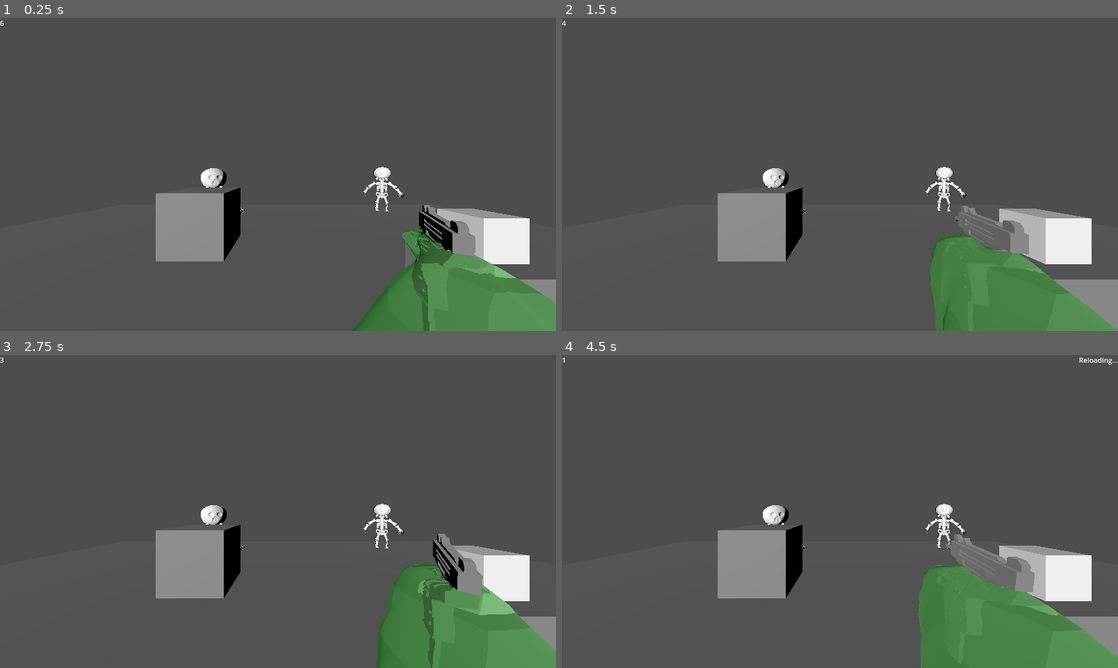
Above: before the commit, frames 1-4 (two rows, left to right).
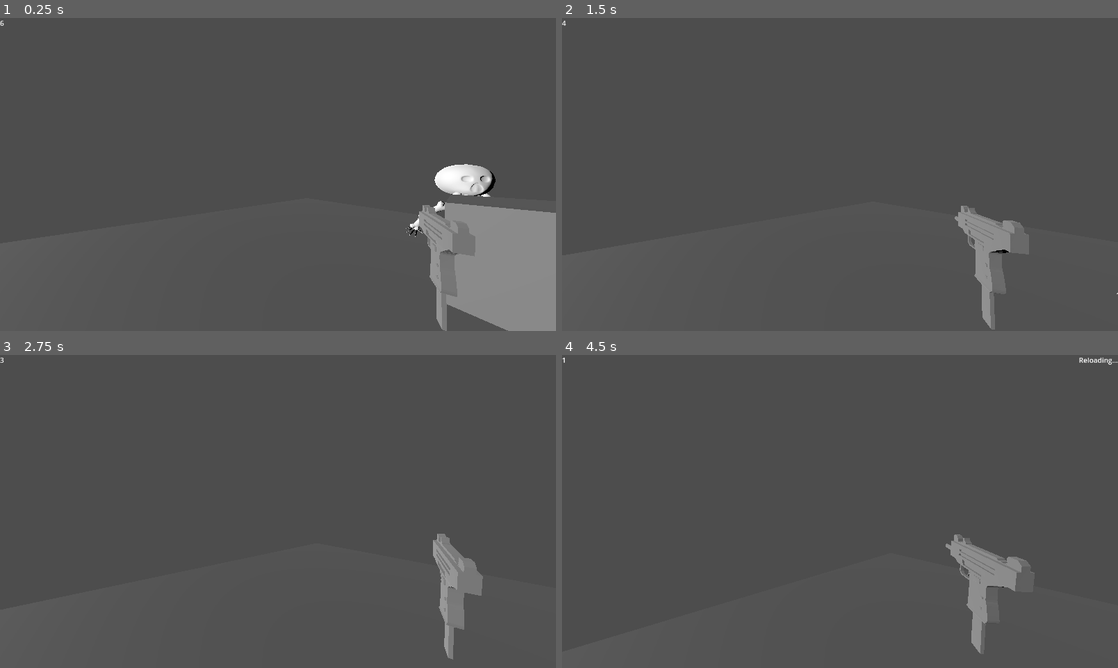
Above: after the commit, the same moments.

Repository: WNPendleton/Oozi
Game: Godot game, scene res://scenes/sandbox.tscn
Two runs of this game, one before a commit and one after it. Both use one fixed random seed, a clock stepped at 60 frames per second and the inputs below.
Inputs (mouse positions are in pixels of both pictures, inside the frame that each line leads up to):
- Up to frame 1 (0.25 s): no input
- Up to frame 2 (1.5 s): move the mouse to (962, 158) at 0.52 s; click (962, 158) at 0.6 s; move the mouse to (728, 190) at 1.27 s; click (728, 190) at 1.35 s
- Up to frame 3 (2.75 s): move the mouse to (333, 442) at 2.02 s; click (333, 442) at 2.1 s
- Up to frame 4 (4.5 s): move the mouse to (812, 574) at 2.77 s; click (812, 574) at 2.85 s; move the mouse to (1006, 558) at 3.52 s; click (1006, 558) at 3.6 s; right-click (1006, 558) at 4.15 s; move the mouse to (673, 464) at 4.27 s; click (673, 464) at 4.35 s

The runs differ from the first frame. In frame 1, 15% of the frame differs, in the area x 28-100%, y 46-100%; in frame 2, 14%; in frame 3, 13%; in frame 4, 15%, in the area x 28-100%, y 47-100%.

Commit message:
Stuff

Diff:
--- a/scenes/sandbox.tscn
+++ b/scenes/sandbox.tscn
@@ -1,13 +1,13 @@
-[gd_scene load_steps=15 format=3 uid="uid://doxg5lelvtto6"]
+[gd_scene load_steps=18 format=3 uid="uid://doxg5lelvtto6"]
 
 [ext_resource type="Script" path="res://scripts/Player.gd" id="1_gn5a0"]
 [ext_resource type="ArrayMesh" uid="uid://bk7f1p5blvqe" path="res://models/viewmodel.obj" id="2_7ub2u"]
+[ext_resource type="Script" path="res://scripts/PathFollow3D.gd" id="2_xcdaw"]
 [ext_resource type="ArrayMesh" uid="uid://dxot1ygcupbaj" path="res://models/uzi.obj" id="3_22wcl"]
 [ext_resource type="Material" uid="uid://d1xcswmqy0up4" path="res://materials/goo.tres" id="3_e55gt"]
 [ext_resource type="PackedScene" uid="uid://vs4nd4kgcowt" path="res://prefabs/skeleton.tscn" id="3_ls557"]
 [ext_resource type="Script" path="res://scripts/UI.gd" id="3_o84eb"]
-
-[sub_resource type="CapsuleShape3D" id="CapsuleShape3D_x0st1"]
+[ext_resource type="Script" path="res://scripts/EnemyEncounter.gd" id="7_rq3pd"]
 
 [sub_resource type="BoxShape3D" id="BoxShape3D_njgvg"]
 size = Vector3(20, 0.1, 20)
@@ -32,6 +32,20 @@
 [sub_resource type="BoxMesh" id="BoxMesh_1vcqo"]
 
 [sub_resource type="Curve3D" id="Curve3D_w8odi"]
+_data = {
+"points": PackedVector3Array(0, 0, 0, 0, 0, 0, -1.41012, 0, 0.178624, 0, 0, 0, 0, 0, 0, -7.41156, 0, -4.78886, 0, 0, 0, 0, 0, 0, -3.6129, 0, -8.29532),
+"tilts": PackedFloat32Array(0, 0, 0)
+}
+point_count = 3
+
+[sub_resource type="CapsuleShape3D" id="CapsuleShape3D_x0st1"]
+
+[sub_resource type="Curve3D" id="Curve3D_f1v4f"]
+_data = {
+"points": PackedVector3Array(0, 0, 0, 0, 0, 0, 7.06383, 0, -5.53061, 0, 0, 0, 0, 0, 0, 7.26612, 0, 1.79699),
+"tilts": PackedFloat32Array(0, 0)
+}
+point_count = 2
 
 [node name="Trevor Sandbox" type="Node"]
 
@@ -40,17 +54,65 @@
 [node name="DirectionalLight3D" type="DirectionalLight3D" parent="3DWorld"]
 transform = Transform3D(0.881204, 0.132016, -0.453928, 0, 0.960216, 0.279259, 0.472735, -0.246084, 0.846146, 0, 6.58646, 0)
 
-[node name="Player" type="CharacterBody3D" parent="3DWorld" node_paths=PackedStringArray("reload_text", "bullet_count")]
+[node name="skeleton2" parent="3DWorld" instance=ExtResource("3_ls557")]
+transform = Transform3D(-0.663097, 0, 0.447551, 0, 0.8, 0, -0.447551, 0, -0.663097, 4.62374, 0.375478, -6.96303)
+spawn_animation = "Spawn"
+activate_delay = null
+
+[node name="skeleton" parent="3DWorld" instance=ExtResource("3_ls557")]
+transform = Transform3D(-0.713071, 0, -0.36267, 0, 0.8, 0, 0.36267, 0, -0.713071, -1.71171, 0.215585, -4.18885)
+max_health = 2
+spawn_animation = "Spawn"
+activate_delay = 1.5
+
+[node name="Terrain" type="Node3D" parent="3DWorld"]
+
+[node name="Ground" type="StaticBody3D" parent="3DWorld/Terrain"]
+
+[node name="CollisionShape3D" type="CollisionShape3D" parent="3DWorld/Terrain/Ground"]
+shape = SubResource("BoxShape3D_njgvg")
+
+[node name="MeshInstance3D" type="MeshInstance3D" parent="3DWorld/Terrain/Ground"]
+mesh = SubResource("BoxMesh_3oyeb")
+
+[node name="Pile of boxes" type="Node3D" parent="3DWorld/Terrain"]
+transform = Transform3D(1, 0, 0, 0, 1, 0, 0, 0, 1, 2.49567, 0, -1.95697)
+
+[node name="CSGBox3D" type="CSGBox3D" parent="3DWorld/Terrain/Pile of boxes"]
+transform = Transform3D(1, 0, 0, 0, 1, 0, 0, 0, 1, 0, 0.5, 0)
+
+[node name="CSGBox3D2" type="CSGBox3D" parent="3DWorld/Terrain/Pile of boxes"]
+transform = Transform3D(0.5, 0, 0, 0, 0.5, 0, 0, 0, 0.5, 0, 1.25, 0)
+material = SubResource("ShaderMaterial_noepv")
+
+[node name="StaticBody3D" type="StaticBody3D" parent="3DWorld"]
+transform = Transform3D(1, 0, 0, 0, 1, 0, 0, 0, 1, -1.29684, 1.20293, -2.79218)
+
+[node name="CollisionShape3D" type="CollisionShape3D" parent="3DWorld/StaticBody3D"]
+shape = SubResource("BoxShape3D_duokt")
+
+[node name="MeshInstance3D" type="MeshInstance3D" parent="3DWorld/StaticBody3D"]
+mesh = SubResource("BoxMesh_1vcqo")
+
+[node name="Path3D" type="Path3D" parent="3DWorld"]
+curve = SubResource("Curve3D_w8odi")
+
+[node name="PathFollow3D" type="PathFollow3D" parent="3DWorld/Path3D" node_paths=PackedStringArray("EncounterNode")]
+loop = false
+script = ExtResource("2_xcdaw")
+EncounterNode = NodePath("../../Node3D")
+
+[node name="Player" type="CharacterBody3D" parent="3DWorld/Path3D/PathFollow3D" node_paths=PackedStringArray("reload_text", "bullet_count")]
 transform = Transform3D(1, 0, 0, 0, 1, 0, 0, 0, 1, 0, 1.48014, 0)
 script = ExtResource("1_gn5a0")
 arm_range = Vector2(1.25, 0.625)
 arm_base = Vector2(-0.5, 0)
 max_ammo = 6
 reload_timer = 2.0
-reload_text = NodePath("../../UI/reload_text")
-bullet_count = NodePath("../../UI/bullet_count")
-
-[node name="Viewmodel" type="SoftBody3D" parent="3DWorld/Player"]
+reload_text = NodePath("../../../../UI/reload_text")
+bullet_count = NodePath("../../../../UI/bullet_count")
+
+[node name="Viewmodel" type="SoftBody3D" parent="3DWorld/Path3D/PathFollow3D/Player"]
 transform = Transform3D(0.544639, -0.393732, -0.740503, 0, 0.882947, -0.469472, 0.838671, 0.255692, 0.480888, 0.428, -0.3, -0.416)
 material_override = ExtResource("3_e55gt")
 mesh = ExtResource("2_7ub2u")
@@ -87,79 +149,42 @@
 attachments/7/spatial_attachment_path = NodePath("../ArmAnchor/Uzi")
 attachments/7/offset = Vector3(0.227882, 0.277671, -0.219239)
 
-[node name="Camera" type="Camera3D" parent="3DWorld/Player"]
+[node name="Camera" type="Camera3D" parent="3DWorld/Path3D/PathFollow3D/Player"]
 transform = Transform3D(1, 0, 0, 0, 1, 0, 0, 0, 1, 0, 0.5, 0)
 current = true
 fov = 90.0
 
-[node name="Collider" type="CollisionShape3D" parent="3DWorld/Player"]
+[node name="Collider" type="CollisionShape3D" parent="3DWorld/Path3D/PathFollow3D/Player"]
 shape = SubResource("CapsuleShape3D_x0st1")
 
-[node name="ArmAnchor" type="Node3D" parent="3DWorld/Player"]
+[node name="ArmAnchor" type="Node3D" parent="3DWorld/Path3D/PathFollow3D/Player"]
 transform = Transform3D(1, 0, 0, 0, 1, 0, 0, 0, 1, 0.7, 0, -0.56492)
 
-[node name="Uzi" type="MeshInstance3D" parent="3DWorld/Player/ArmAnchor"]
+[node name="Uzi" type="MeshInstance3D" parent="3DWorld/Path3D/PathFollow3D/Player/ArmAnchor"]
 transform = Transform3D(-2.98023e-08, 0, -1, 0, 1, 0, 1, 0, -2.98023e-08, 0, -0.0460963, -0.25)
 mesh = ExtResource("3_22wcl")
 
-[node name="Markers" type="Node3D" parent="3DWorld/Player/ArmAnchor"]
+[node name="Markers" type="Node3D" parent="3DWorld/Path3D/PathFollow3D/Player/ArmAnchor"]
 transform = Transform3D(0.95882, 0, 0.284015, 0, 1, 0, -0.284015, 0, 0.95882, 0, 0, 0)
 
-[node name="Tip" type="Node3D" parent="3DWorld/Player/ArmAnchor/Markers"]
+[node name="Tip" type="Node3D" parent="3DWorld/Path3D/PathFollow3D/Player/ArmAnchor/Markers"]
 transform = Transform3D(-2.98023e-08, 0, -1, 0, 1, 0, 1, 0, -2.98023e-08, 0.502319, 0, -1.5)
 
-[node name="Back" type="Node3D" parent="3DWorld/Player/ArmAnchor/Markers"]
+[node name="Back" type="Node3D" parent="3DWorld/Path3D/PathFollow3D/Player/ArmAnchor/Markers"]
 transform = Transform3D(-2.98023e-08, 0, -1, 0, 1, 0, 1, 0, -2.98023e-08, -0.504279, -0.00100005, 1.499)
 
-[node name="Trigger" type="Node3D" parent="3DWorld/Player/ArmAnchor/Markers"]
+[node name="Trigger" type="Node3D" parent="3DWorld/Path3D/PathFollow3D/Player/ArmAnchor/Markers"]
 transform = Transform3D(0.999999, 0, -3.8743e-07, 0, 1, 0, 3.8743e-07, 0, 0.999999, 0.0966836, 0.12842, -0.327205)
 
-[node name="reload_timer" type="Timer" parent="3DWorld/Player"]
-
-[node name="skeleton2" parent="3DWorld" instance=ExtResource("3_ls557")]
-transform = Transform3D(-0.663097, 0, 0.447551, 0, 0.8, 0, -0.447551, 0, -0.663097, 4.62374, 0.375478, -6.96303)
-spawn_animation = "Spawn"
-activate_delay = null
-
-[node name="skeleton" parent="3DWorld" instance=ExtResource("3_ls557")]
-transform = Transform3D(-0.713071, 0, -0.36267, 0, 0.8, 0, 0.36267, 0, -0.713071, -1.71171, 0.215585, -4.18885)
-max_health = 2
-spawn_animation = "Spawn"
-activate_delay = 1.5
-
-[node name="Terrain" type="Node3D" parent="3DWorld"]
-
-[node name="Ground" type="StaticBody3D" parent="3DWorld/Terrain"]
-
-[node name="CollisionShape3D" type="CollisionShape3D" parent="3DWorld/Terrain/Ground"]
-shape = SubResource("BoxShape3D_njgvg")
-
-[node name="MeshInstance3D" type="MeshInstance3D" parent="3DWorld/Terrain/Ground"]
-mesh = SubResource("BoxMesh_3oyeb")
-
-[node name="Pile of boxes" type="Node3D" parent="3DWorld/Terrain"]
-transform = Transform3D(1, 0, 0, 0, 1, 0, 0, 0, 1, 2.49567, 0, -1.95697)
-
-[node name="CSGBox3D" type="CSGBox3D" parent="3DWorld/Terrain/Pile of boxes"]
-transform = Transform3D(1, 0, 0, 0, 1, 0, 0, 0, 1, 0, 0.5, 0)
-
-[node name="CSGBox3D2" type="CSGBox3D" parent="3DWorld/Terrain/Pile of boxes"]
-transform = Transform3D(0.5, 0, 0, 0, 0.5, 0, 0, 0, 0.5, 0, 1.25, 0)
-material = SubResource("ShaderMaterial_noepv")
-
-[node name="StaticBody3D" type="StaticBody3D" parent="3DWorld"]
-transform = Transform3D(1, 0, 0, 0, 1, 0, 0, 0, 1, -1.29684, 1.20293, -2.79218)
-
-[node name="CollisionShape3D" type="CollisionShape3D" parent="3DWorld/StaticBody3D"]
-shape = SubResource("BoxShape3D_duokt")
-
-[node name="MeshInstance3D" type="MeshInstance3D" parent="3DWorld/StaticBody3D"]
-mesh = SubResource("BoxMesh_1vcqo")
-
-[node name="Path3D" type="Path3D" parent="3DWorld"]
-curve = SubResource("Curve3D_w8odi")
-
-[node name="PathFollow3D" type="PathFollow3D" parent="3DWorld/Path3D"]
+[node name="reload_timer" type="Timer" parent="3DWorld/Path3D/PathFollow3D/Player"]
+
+[node name="Path3D2" type="Path3D" parent="3DWorld"]
+curve = SubResource("Curve3D_f1v4f")
+
+[node name="Node3D" type="Node3D" parent="3DWorld" node_paths=PackedStringArray("PathFollow", "Next_Path")]
+script = ExtResource("7_rq3pd")
+PathFollow = NodePath("../Path3D/PathFollow3D")
+Next_Path = NodePath("../Path3D2")
 
 [node name="UI" type="Control" parent="."]
 process_mode = 3
--- a/scenes/PathFollow3D.gd
+++ b/scripts/PathFollow3D.gd
@@ -1,6 +1,6 @@
 extends PathFollow3D
 @export var Path_Speed = 0.1
-@export var New_Path: Path3D
+
 @export var EncounterNode: Node3D
 
 
Renamed: scenes/EnemyEncounter.gd -> scripts/EnemyEncounter.gd
